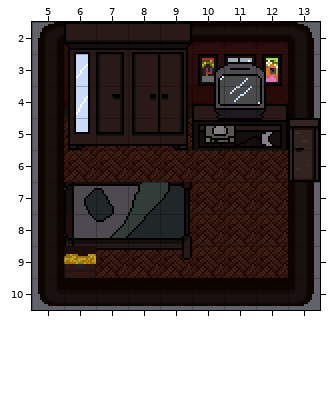
One commit to this Tiled map: game/assets/tiles/bedroom.tmx. Above: the version before the commit.
Cells are 16x16 px. Shown: x 5..13, y 2..10.
The same view after the edit:
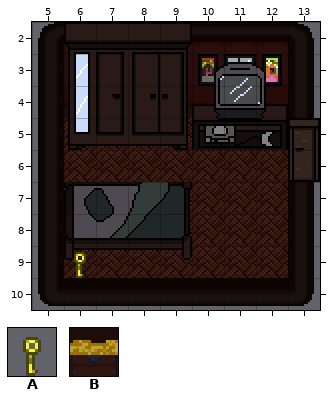
Key: from "furniture_tileset_v2": A 339; from "tileset": B 75.
Objects are placed by their top-left corner, in cells (3,4 is the top-left corner of cell 3,4); size is 1x1 cell unless given.
From old to new:
--- layer "Object Layer 1"
+A at 6,9
-B at 6,9
